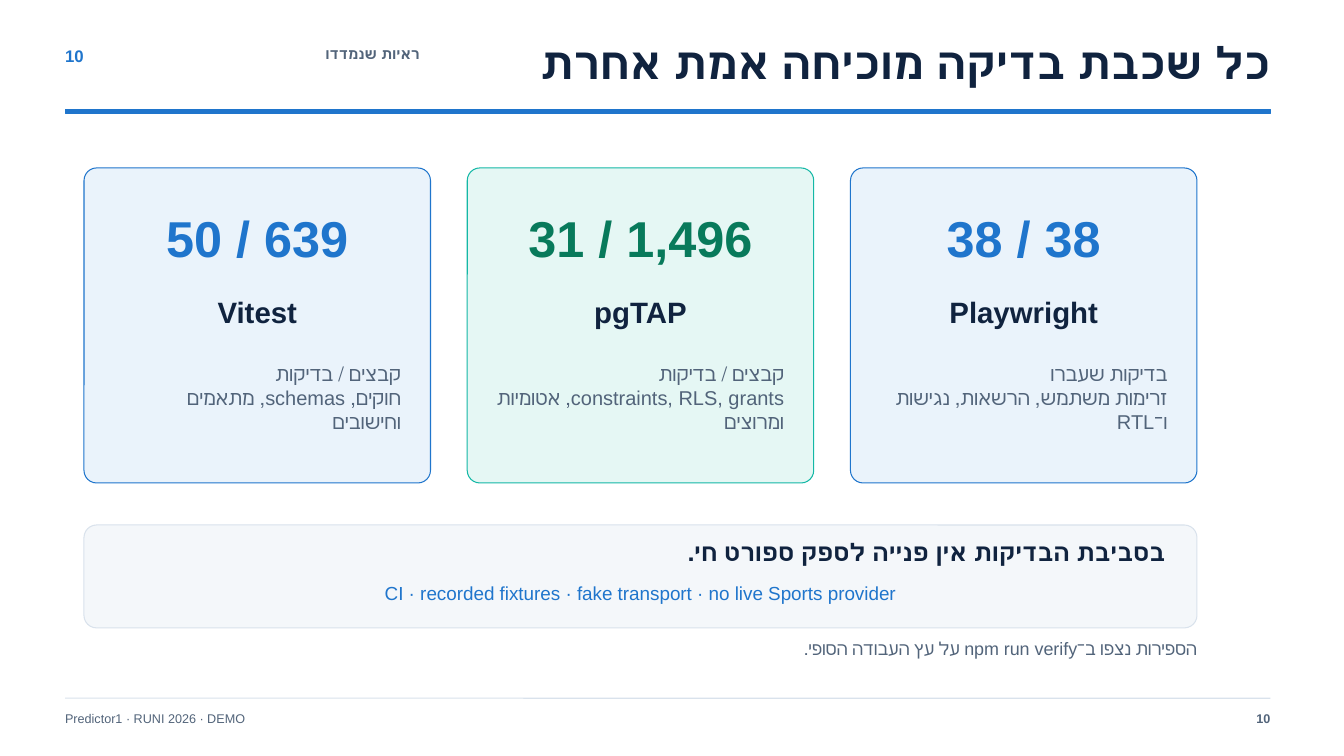
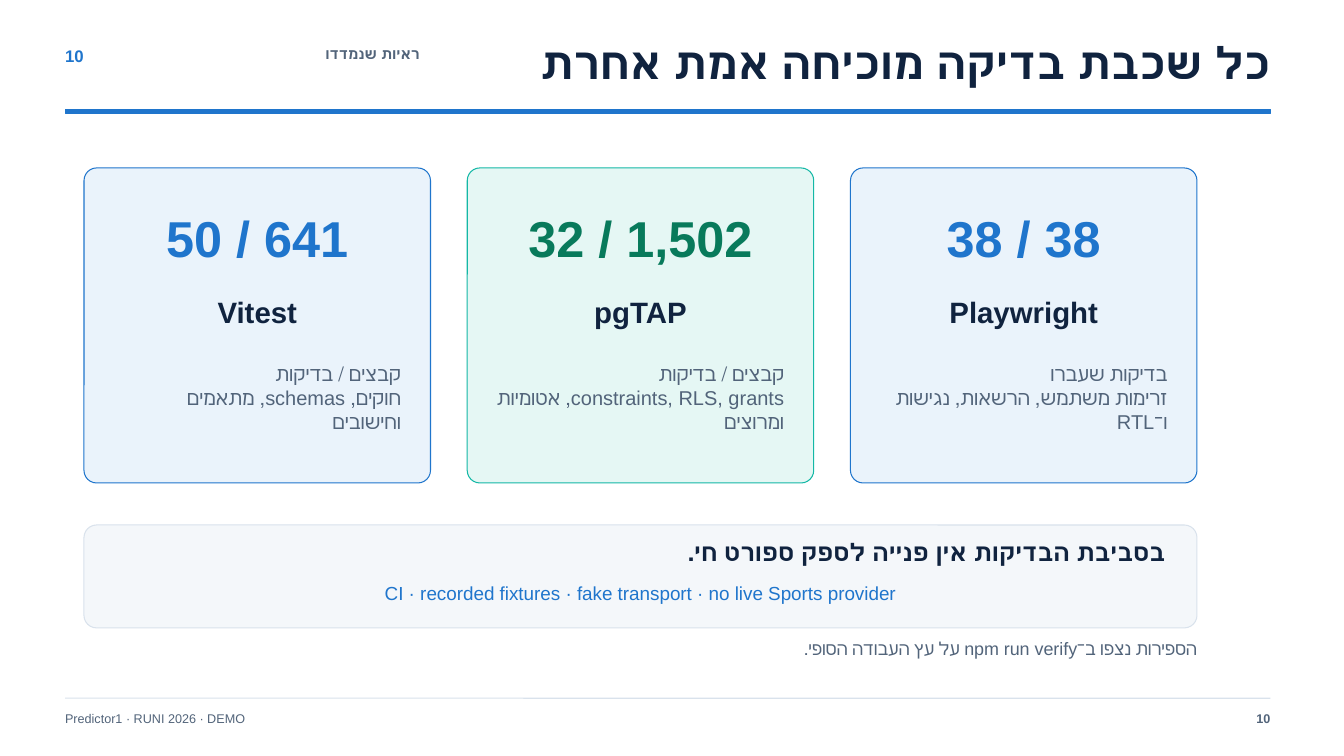
Before and after one commit to talzantkeren/predictor, a slide deck: slide 10 of presentation/predictor1-final-project.pptx. Drawn at 1344x756 pixels with LibreOffice and Linux fonts; fonts in the diff are those of the drawing. Boxes give left, top, right and bottom in pixels: in the first picture for what was removed or moved away, otherwise in the second. Text is boxed around its words. In the diff, an @@ line names an element or a change of style, - is before the commit and + after.

Commit message:
docs(presentation): refresh final measured counts

```diff
--- a/presentation/predictor1-final-project.pptx
+++ b/presentation/predictor1-final-project.pptx
@@ text at [166, 222, 348, 258]: text changed @@
-50 / 639
+50 / 641
@@ text at [528, 222, 752, 265]: text changed @@
-31 / 1,496
+32 / 1,502
```
Also in this commit, not shown: 5 other files.
